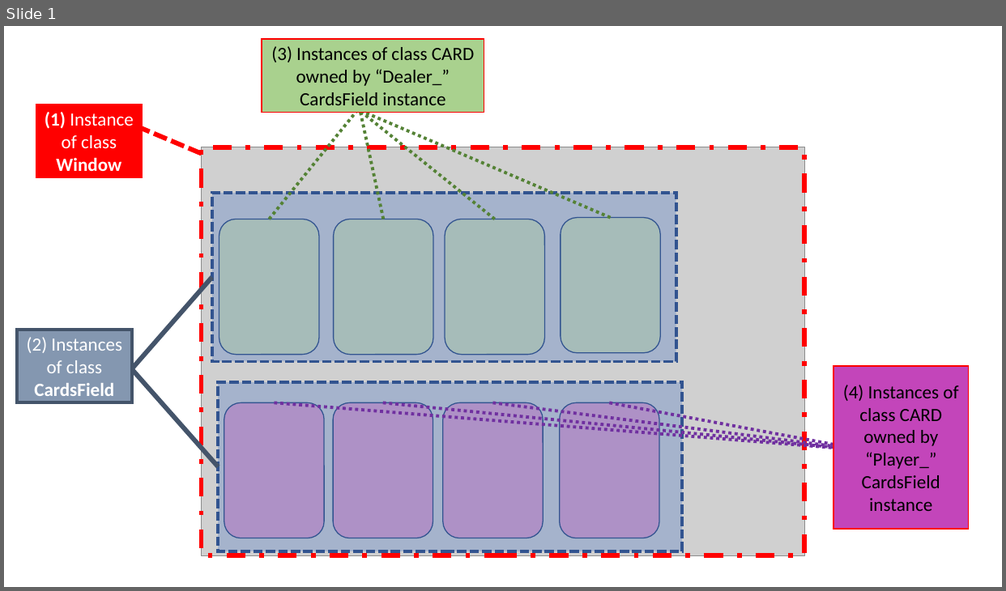
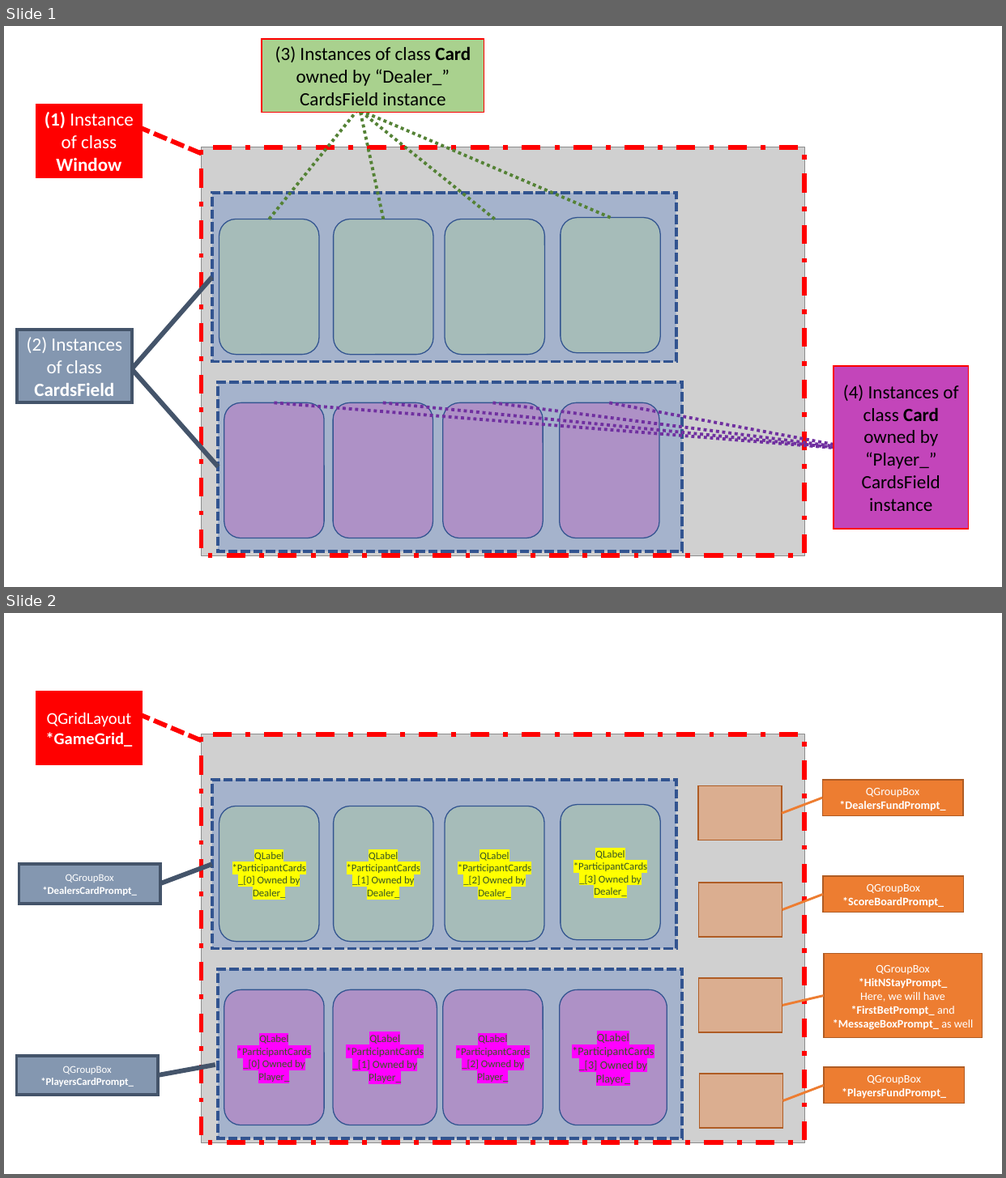
Before and after one commit to CPaladiya/14_BlackJack, a slide deck: cards/ImageSource.pptx. Shown one above the other, each under a label of ours: slide 1 before the commit, slides 1 and 2 after it. The pictures are 1006x591 and 1006x1178 pixels, drawn with LibreOffice and Linux fonts; fonts in the diff are those of the drawing; grey boxes stand for pictures. Boxes give left, top, right and bottom in pixels: in the first picture for what was removed or moved away, otherwise in the second. Text is boxed around its words. In the diff, an @@ line names an element or a change of style, - is before the commit and + after.

```diff
--- a/cards/ImageSource.pptx
+++ b/cards/ImageSource.pptx
@@ slide 2 added at box(4, 613, 1002, 1174), background #FFFFFF @@
@@ rectangle added at box(36, 692, 143, 765), fill #FF0000, outline #FF0000 1 pt, 16 pt, text #FFFFFF @@
+QGridLayout *GameGrid_
@@ line added from (202, 740) to (138, 713), #FF0000 4.5 pt dashed @@
@@ picture added at box(202, 735, 805, 1143) @@
@@ rectangle added at box(202, 735, 805, 1143), outline #FF0000 4.5 pt dashed @@
@@ rectangle added at box(212, 780, 676, 949), fill #4472C4 at 30% opacity, outline #325491 3 pt dashed @@
@@ rectangle added at box(822, 780, 963, 815), fill #ED7D31, outline #AF5C24 1 pt, 11 pt, text #FFFFFF, bold @@
+QGroupBox *DealersFundPrompt_
@@ rounded rectangle added at box(219, 806, 318, 942), fill #A9D18E at 30% opacity, outline #325491 1 pt, 10 pt, text #385723 @@
+QLabel *ParticipantCards_[0] Owned by Dealer_
@@ rounded rectangle added at box(334, 806, 433, 942), fill #A9D18E at 30% opacity, outline #325491 1 pt, 10 pt, text #385723 @@
+QLabel *ParticipantCards_[1] Owned by Dealer_
@@ rounded rectangle added at box(445, 806, 544, 942), fill #A9D18E at 30% opacity, outline #325491 1 pt, 10 pt, text #385723 @@
+QLabel *ParticipantCards_[2] Owned by Dealer_
@@ rounded rectangle added at box(560, 805, 660, 940), fill #A9D18E at 30% opacity, outline #325491 1 pt, 10 pt, text #385723 @@
+QLabel *ParticipantCards_[3] Owned by Dealer_
@@ rectangle added at box(699, 786, 782, 840), fill #ED7D31 at 40% opacity, outline #AF5C24 1 pt @@
@@ line added from (782, 814) to (822, 798), #ED7D31 2.25 pt @@
@@ rectangle added at box(19, 864, 160, 904), fill #8497B0, outline #44546A 3 pt, 10 pt, text #FFFFFF, bold @@
+QGroupBox *DealersCardPrompt_
@@ line added from (212, 865) to (160, 884), #44546A 4.5 pt @@
@@ rectangle added at box(823, 876, 964, 913), fill #ED7D31, outline #AF5C24 1 pt, 11 pt, text #FFFFFF, bold @@
+QGroupBox *ScoreBoardPrompt_
@@ rectangle added at box(699, 883, 782, 936), fill #ED7D31 at 40% opacity, outline #AF5C24 1 pt @@
@@ line added from (782, 910) to (823, 895), #ED7D31 2.25 pt @@
@@ rectangle added at box(218, 969, 682, 1139), fill #4472C4 at 30% opacity, outline #325491 3 pt dashed @@
@@ rectangle added at box(824, 954, 982, 1037), fill #ED7D31, outline #AF5C24 1 pt, 11 pt, text #FFFFFF, bold @@
+QGroupBox *HitNStayPrompt_
+Here, we will have *FirstBetPrompt_ and *MessageBoxPrompt_ as well
@@ rounded rectangle added at box(224, 990, 324, 1126), fill #C345BA at 30% opacity, outline #325491 1 pt, 10 pt, text #385723 @@
+QLabel *ParticipantCards_[0] Owned by Player_
@@ rounded rectangle added at box(334, 990, 437, 1126), fill #C345BA at 30% opacity, outline #325491 1 pt, 10.5 pt, text #385723 @@
+QLabel *ParticipantCards_[1] Owned by Player_
@@ rounded rectangle added at box(443, 990, 543, 1126), fill #C345BA at 30% opacity, outline #325491 1 pt, 10 pt, text #385723 @@
+QLabel *ParticipantCards_[2] Owned by Player_
@@ rounded rectangle added at box(560, 990, 667, 1126), fill #C345BA at 30% opacity, outline #325491 1 pt, 11 pt, text #385723 @@
+QLabel *ParticipantCards_[3] Owned by Player_
@@ rectangle added at box(699, 978, 782, 1033), fill #ED7D31 at 40% opacity, outline #AF5C24 1 pt @@
@@ line added from (782, 1005) to (824, 995), #ED7D31 2.25 pt @@
@@ rectangle added at box(17, 1056, 158, 1096), fill #8497B0, outline #44546A 3 pt, 10 pt, text #FFFFFF, bold @@
+QGroupBox *PlayersCardPrompt_
@@ line added from (215, 1065) to (157, 1076), #44546A 4.5 pt @@
@@ rectangle added at box(700, 1074, 782, 1128), fill #ED7D31 at 40% opacity, outline #AF5C24 1 pt @@
@@ rectangle added at box(824, 1067, 965, 1103), fill #ED7D31, outline #AF5C24 1 pt, 11 pt, text #FFFFFF, bold @@
+QGroupBox *PlayersFundPrompt_
@@ line added from (783, 1101) to (824, 1085), #ED7D31 2.25 pt @@
@@ slide 1 changed as well @@
@@ text in rectangle at box(275, 46, 471, 105): text changed @@
-(3) Instances of class CARD owned by “Dealer_” CardsField instance
+(3) Instances of class Card owned by “Dealer_” CardsField instance
@@ text in rectangle at box(843, 385, 958, 511): text changed @@
-(4) Instances of class CARD owned by “Player_” CardsField instance
+(4) Instances of class Card owned by “Player_” CardsField instance
```
Also in this commit, not shown: 4 other files.
